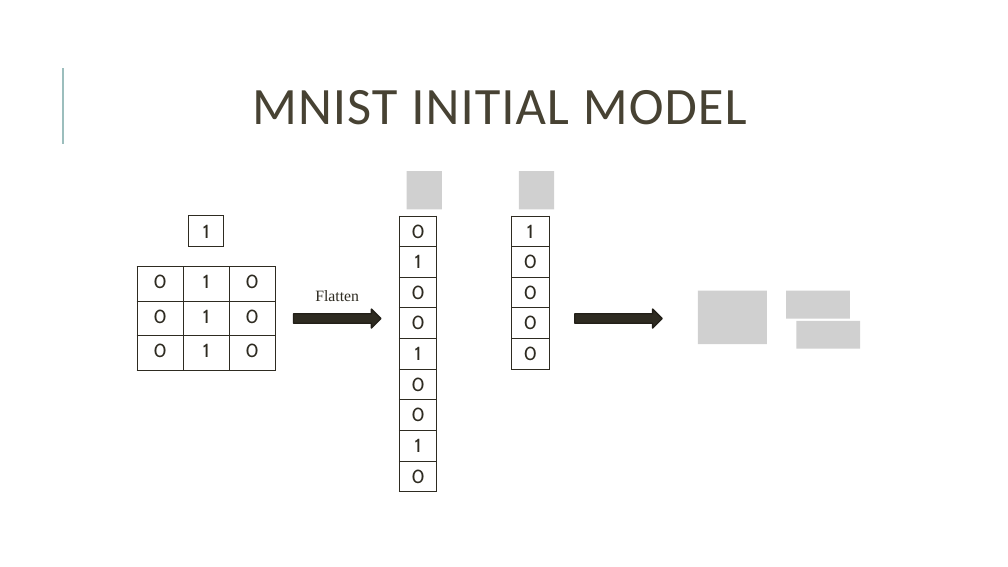
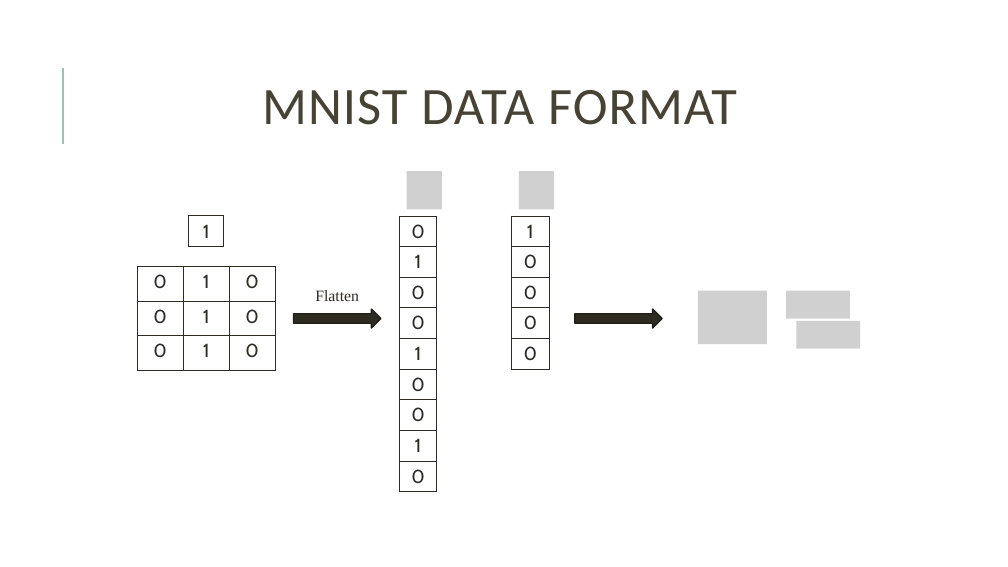
Before and after one commit to HananKhan7/MNIST_EMNIST, a slide deck: slide 4 of Presentation/Thesis_presentation_v_2.pptx (slide 3 before the commit). Drawn at 1008x567 pixels with LibreOffice and Linux fonts; fonts in the diff are those of the drawing; grey boxes stand for pictures. Boxes give left, top, right and bottom in pixels: in the first picture for what was removed or moved away, otherwise in the second. Text is boxed around its words. In the diff, an @@ line names an element or a change of style, - is before the commit and + after.

```diff
--- a/Presentation/Thesis_presentation_v_2.pptx
+++ b/Presentation/Thesis_presentation_v_2.pptx
@@ title at (262, 90, 737, 125): text changed @@
-MNIST INITIAL MODEL
+MNIST DATA FORMAT
```
Also in this commit, not shown: 7 other slides changed, 9 slides added, 11 slides removed, 2 other files.
